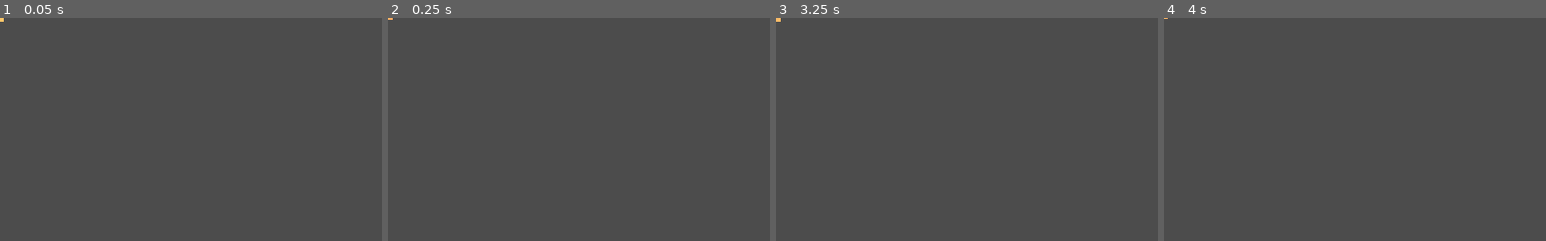
Above: before the commit, frames 1-4 (left to right).
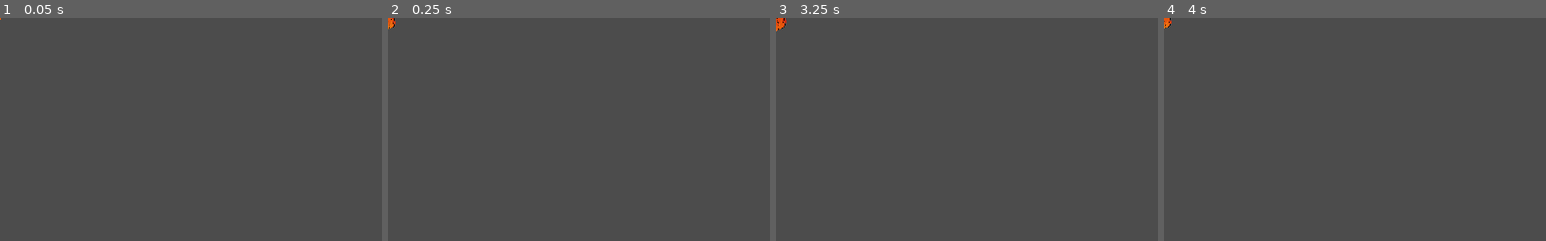
Above: after the commit, the same moments.

Repository: Phischermen/GMTK-JAM-2021
Game: Godot game, scene res://VFX/Fire.tscn
The game is run twice, just before and just after one commit, with the same random seed, the same clock (stepped at 60 frames per second) and the same inputs. This scene is started directly instead of the project's main scene.
Inputs:
- Up to frame 1 (0.05 s): no input
- Up to frame 2 (0.25 s): no input
- Up to frame 3 (3.25 s): tap Enter at 0.5, 2 s; hold D (move_right) 0.53-1.28 s; hold Space (join_together_or_break_apart) 0.53-1.28 s; hold S (move_down) 1.28-2.03 s; tap Space (join_together_or_break_apart) at 1.35, 2.85 s; hold D (move_right) 2.03-2.78 s; hold Space (join_together_or_break_apart) 2.03-2.78 s; hold W (move_up) from 2.78 s (still down)
- Up to frame 4 (4 s): release W (move_up) at 3.53 s; hold A (move_left) from 3.53 s (still down); hold Space (join_together_or_break_apart) from 3.53 s (still down)
The pictures show only the part of the screen within x 0-50%, y 0-50%; the shares and areas given below are measured in that part.

The runs differ from the first frame. In frame 1, less than 0.1% of the frame differs, in the area x 0-1%, y 0-2%; in frame 2, less than 0.1%; in frame 3, 0.1%, in the area x 0-3%, y 0-6%; in frame 4, less than 0.1%.

Commit message:
Fire Effects Update

Diff:
--- a/SYNTHA-6/VFX/Fire.tscn
+++ b/SYNTHA-6/VFX/Fire.tscn
@@ -1,15 +1,23 @@
-[gd_scene load_steps=4 format=2]
+[gd_scene load_steps=6 format=2]
+
+[ext_resource path="res://fireball.png" type="Texture" id=1]
 
 [sub_resource type="Curve" id=1]
 min_value = -360.0
 max_value = 360.0
-_data = [ Vector2( 0, 1 ), 0.0, 0.0, 0, 0, Vector2( 1, 1 ), 0.0, 0.0, 0, 0 ]
+_data = [ Vector2( 0, 1 ), 0.0, 587.504, 0, 0, Vector2( 1, 1 ), 0.0, 0.0, 0, 0 ]
 
 [sub_resource type="Curve" id=2]
-_data = [ Vector2( 0.0394737, 0.973864 ), 0.0, 0.0, 0, 0, Vector2( 1, 0.282955 ), -7.59999, 0.0, 0, 0 ]
+_data = [ Vector2( 0.0116279, 0.984091 ), 0.0, 0.800887, 0, 0, Vector2( 1, 0.282955 ), -2.35941, 0.0, 0, 0 ]
 
 [sub_resource type="Gradient" id=3]
-colors = PoolColorArray( 0.972168, 0.797404, 0.421526, 1, 1, 0.28125, 0.28125, 1 )
+offsets = PoolRealArray( 0, 0.704698, 1 )
+colors = PoolColorArray( 0.972168, 0.797404, 0.421526, 1, 0.980469, 0.0651093, 0.0651093, 1, 0.0546875, 0.00875854, 0.00875854, 1 )
+
+[sub_resource type="Curve" id=4]
+min_value = -360.0
+max_value = 360.0
+_data = [ Vector2( 0, 0.818176 ), 0.0, -37.2787, 0, 0, Vector2( 1, -5.72726 ), -187.636, 0.0, 0, 0 ]
 
 [node name="Fire1" type="Node2D"]
 
@@ -29,11 +37,12 @@
 color_ramp = SubResource( 3 )
 
 [node name="CPUParticles2D" type="CPUParticles2D" parent="."]
+texture = ExtResource( 1 )
 spread = 180.0
 gravity = Vector2( 0, -90 )
-linear_accel = 25.58
-angle_curve = SubResource( 1 )
-scale_amount = 12.63
-scale_amount_random = 0.83
+linear_accel = 47.09
+angle_curve = SubResource( 4 )
+scale_amount = 0.0
+scale_amount_random = 0.19
 scale_amount_curve = SubResource( 2 )
 color_ramp = SubResource( 3 )
